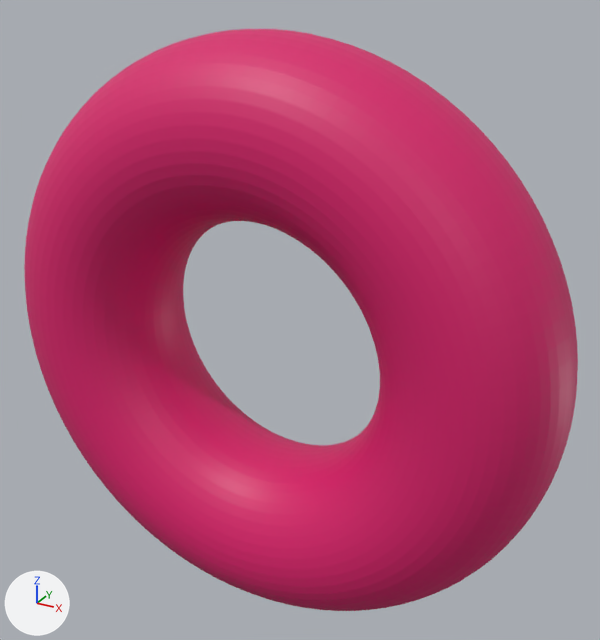
An edit to the glTF model assets/torus_grid_sweep/torus_R0_r1.glb, drawn before and after from the same camera.
Before and after are seen from a camera (50 mm lens) standing at (9.21, -15.29, 8.38) and looking at (0.51, 0.52, 0.47). The lights are fixed; the arrows at lower left show +X, +Y and +Z. The picture after the commit comes second. Where no turn or scale is listed for an object, it has been applied to the vertices.

In view in the first picture: 'geometry_0'.
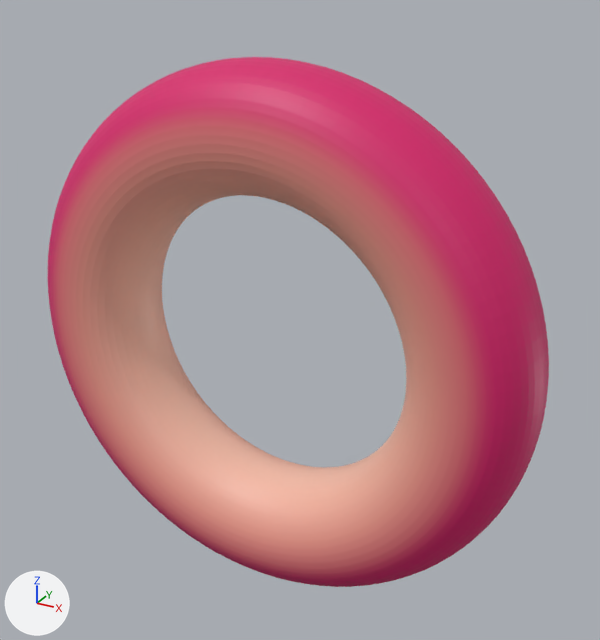
Boxes [x1, y1, x2, y2] around the edits, measured in the pictures (600 x 640 px; the box of a moved part takes in the faces that stretch with it):
'geometry_0', reshaped, recoloured (10% narrower, 9% shorter): before [24, 29, 578, 611]; after [48, 57, 549, 587]
part 1 of me_geometry_0, moved or reshaped: before [24, 29, 578, 611]; after [48, 57, 549, 587]
part 2 of me_geometry_0, recoloured: before [26, 90, 502, 605]; after [49, 98, 489, 582]
part 3 of me_geometry_0, recoloured: before [83, 186, 405, 536]; after [90, 169, 425, 533]

What changed in the scene script:
```text
Change me_geometry_0:
    used by ob_geometry_0; location = (0.0, 0.0, 0.0)
    remove me_geometry_0.from_pydata(...)  # 5000 vertices, 10000 faces; spans x -7.0..7.0, y -2.0..2.0, z -7.0..7.0
    add me_geometry_0.from_pydata(...)  # 5000 vertices, 10000 faces; spans x -6.44..6.44, y -1.44..1.44, z -6.44..6.44
    me_geometry_0 part 1: 5000 of 5000 vertices moved; they spanned x -7.0..7.0, y -2.0..2.0, z -7.0..7.0 and now span x -6.44..6.44, y -1.44..1.44, z -6.44..6.44; mean shift (0.0, 0.0, 0.0)
    me_geometry_0 part 2: 3400 faces centred in x -5.99..5.99, y -2.0..2.0, z -5.99..5.99 are repainted in the vertex colours; the middle colour goes from pink #da1c6c to pink #e5807f
    me_geometry_0 part 3: 3400 faces centred in x -4.0..4.0, y -1.73..1.73, z -4.0..4.0 are repainted in the vertex colours; the middle colour goes from pink #da1c6c to beige #f6bba7
```
